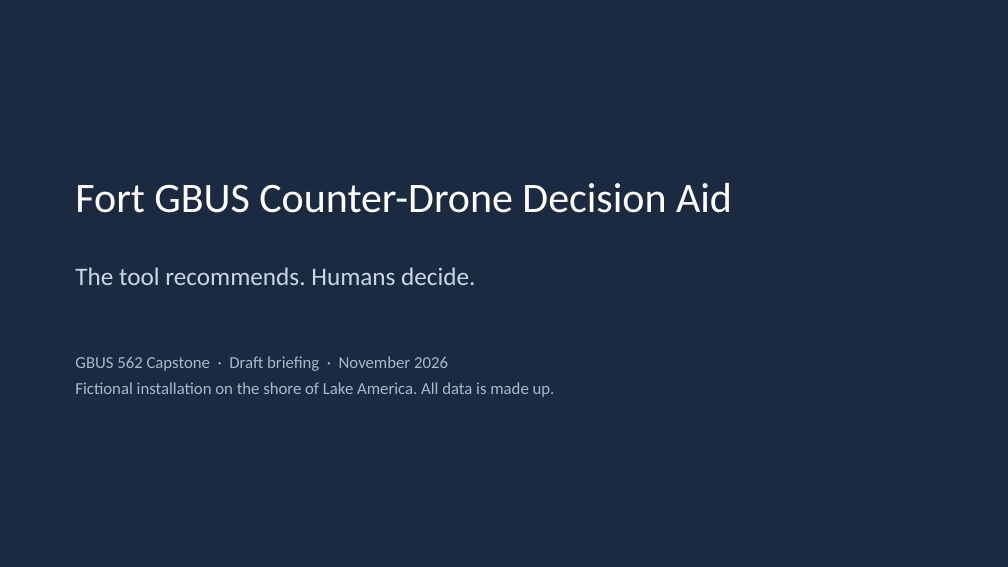
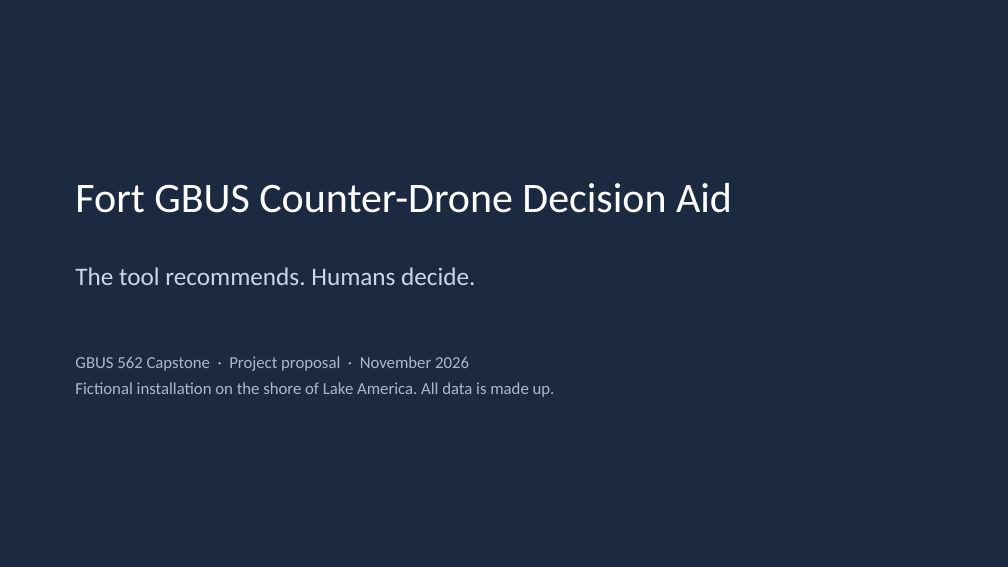
Before and after one commit to michaelsmithpe-ops/GBUS-652-Coursework, a slide deck: slide 1 of capstone/briefing/fort-gbus-briefing.pptx. Drawn at 1008x567 pixels with LibreOffice and Linux fonts; fonts in the diff are those of the drawing. Boxes give left, top, right and bottom in pixels: in the first picture for what was removed or moved away, otherwise in the second. Text is boxed around its words. In the diff, an @@ line names an element or a change of style, - is before the commit and + after.

```diff
--- a/capstone/briefing/fort-gbus-briefing.pptx
+++ b/capstone/briefing/fort-gbus-briefing.pptx
@@ text at [75, 356, 469, 371]: text changed @@
-GBUS 562 Capstone · Draft briefing · November 2026
+GBUS 562 Capstone · Project proposal · November 2026
```
Also in this commit, not shown: 3 other slides changed, 3 slides added, 2 other files.
